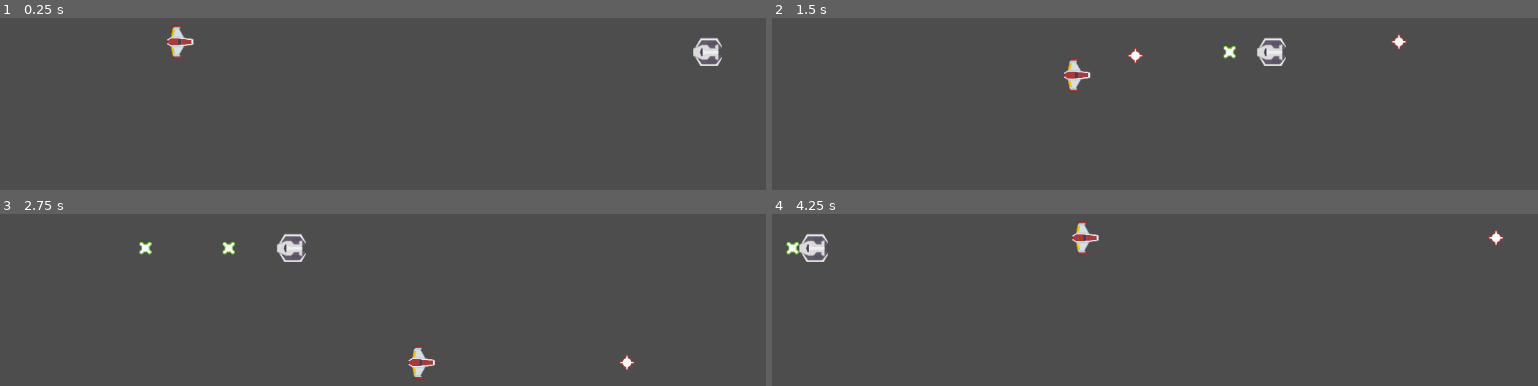
Above: before the commit, frames 1-4 (two rows, left to right).
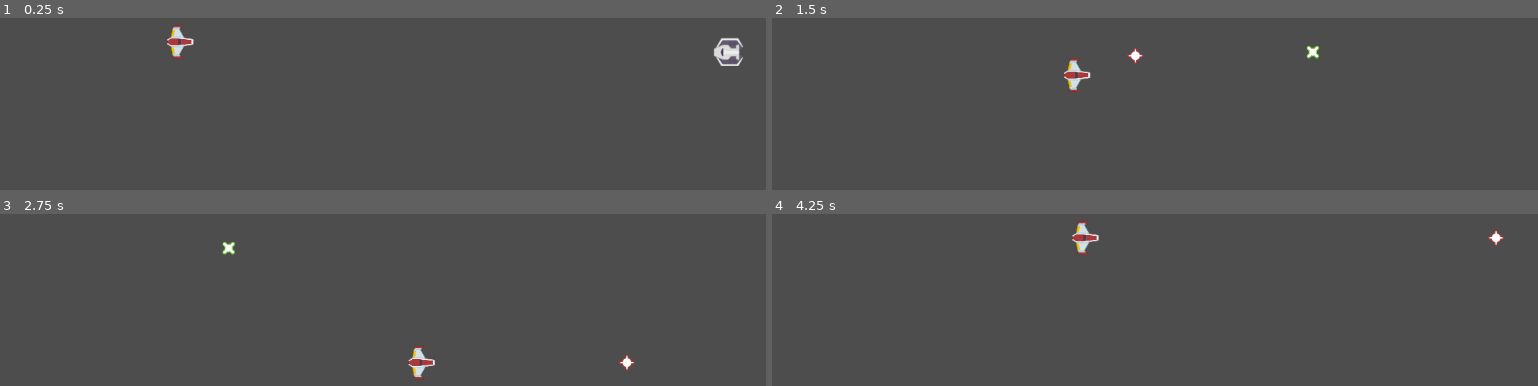
Above: after the commit, the same moments.

Repository: DaedricOrc/virus-obliterator
Game: Godot game, scene res://scenes/game.tscn
Same seed, same stepped clock (60 frames per second), same inputs: the game is played once before the commit and once after it.
Inputs:
- Up to frame 1 (0.25 s): no input
- Up to frame 2 (1.5 s): hold Right (player_right) 0.53-1.28 s; tap Space (player_fire) at 0.6, 1.35 s; hold Down (player_down) from 1.28 s (still down)
- Up to frame 3 (2.75 s): release Down (player_down) at 2.03 s; hold Right (player_right) from 2.03 s (still down); tap Space (player_fire) at 2.1 s
- Up to frame 4 (4.25 s): release Right (player_right) at 2.78 s; hold Up (player_up) 2.78-3.53 s; tap Space (player_fire) at 2.85, 3.6 s; hold Left (player_left) from 3.53 s (still down)

The runs differ from the first frame. In frame 1, 0.9% of the frame differs, in the area x 90-97%, y 11-28%; in frame 2, 0.8%; in frame 3, 0.6%; in frame 4, 0.6%.

Commit message:
Done collision detection

Diff:
--- a/project.godot
+++ b/project.godot
@@ -43,6 +43,13 @@
 ]
 }
 
+[layer_names]
+
+2d_physics/layer_1="Player"
+2d_physics/layer_2="Player laser"
+2d_physics/layer_3="Enemy"
+2d_physics/layer_4="Enemy laser"
+
 [physics]
 
 3d/physics_engine="Jolt Physics"
--- a/scenes/game.tscn
+++ b/scenes/game.tscn
@@ -10,3 +10,4 @@
 
 [node name="Virus Bomber" parent="." unique_id=1867311779 instance=ExtResource("2_yqjtg")]
 position = Vector2(1080, 315)
+speed = 2
--- a/scenes/player.tscn
+++ b/scenes/player.tscn
@@ -8,6 +8,7 @@
 
 [node name="AVG Gunner" type="Area2D" unique_id=979577410]
 scale = Vector2(0.5, 0.5)
+collision_mask = 12
 script = ExtResource("1_g2els")
 speed = 4
 
@@ -18,3 +19,5 @@
 [node name="CollisionShape2D" type="CollisionShape2D" parent="." unique_id=947394889]
 position = Vector2(0, 2)
 shape = SubResource("RectangleShape2D_3vyb7")
+
+[connection signal="area_entered" from="." to="." method="_on_area_entered"]
--- a/scenes/player_laser.tscn
+++ b/scenes/player_laser.tscn
@@ -8,6 +8,8 @@
 
 [node name="player laser" type="Area2D" unique_id=584459007]
 scale = Vector2(0.5, 0.5)
+collision_layer = 2
+collision_mask = 4
 script = ExtResource("1_p3bga")
 speed = 12
 
@@ -17,3 +19,5 @@
 
 [node name="CollisionShape2D" type="CollisionShape2D" parent="." unique_id=538209772]
 shape = SubResource("RectangleShape2D_p3bga")
+
+[connection signal="area_entered" from="." to="." method="_on_area_entered"]
--- a/scenes/virus_bomber.tscn
+++ b/scenes/virus_bomber.tscn
@@ -8,6 +8,8 @@
 
 [node name="Virus Bomber" type="Area2D" unique_id=1867311779]
 scale = Vector2(0.5, 0.5)
+collision_layer = 4
+collision_mask = 3
 script = ExtResource("1_uswti")
 
 [node name="Sprite2D" type="Sprite2D" parent="." unique_id=309717782]
@@ -20,4 +22,5 @@
 [node name="Timer" type="Timer" parent="." unique_id=403222443]
 autostart = true
 
+[connection signal="area_entered" from="." to="." method="_on_area_entered"]
 [connection signal="timeout" from="Timer" to="." method="_on_timer_timeout"]
--- a/scenes/virus_bombers_bomb.tscn
+++ b/scenes/virus_bombers_bomb.tscn
@@ -8,6 +8,7 @@
 
 [node name="Virus Bombers bomb" type="Area2D" unique_id=1897600822]
 scale = Vector2(0.5, 0.5)
+collision_layer = 8
 script = ExtResource("1_g4i86")
 
 [node name="Sprite2D" type="Sprite2D" parent="." unique_id=1777482561]
@@ -16,3 +17,5 @@
 
 [node name="CollisionShape2D" type="CollisionShape2D" parent="." unique_id=595730962]
 shape = SubResource("RectangleShape2D_g4i86")
+
+[connection signal="area_entered" from="." to="." method="_on_area_entered"]
--- a/scripts/player.gd
+++ b/scripts/player.gd
@@ -25,3 +25,7 @@
 		var player_laser = player_laser_scene.instantiate()
 		player_laser.position = position
 		get_parent().add_child(player_laser)
+
+
+func _on_area_entered(area: Area2D) -> void:
+	queue_free()
--- a/scripts/player_laser.gd
+++ b/scripts/player_laser.gd
@@ -10,3 +10,7 @@
 # Called every frame. 'delta' is the elapsed time since the previous frame.
 func _process(delta: float) -> void:
 	position.x += speed
+
+
+func _on_area_entered(area: Area2D) -> void:
+	queue_free()
--- a/scripts/virus_bomber.gd
+++ b/scripts/virus_bomber.gd
@@ -18,3 +18,7 @@
 	var enemy_laser = enemy_laser_scene.instantiate()
 	enemy_laser.position = position
 	get_parent().add_child(enemy_laser)
+
+
+func _on_area_entered(area: Area2D) -> void:
+	queue_free()
--- a/scripts/virus_bombers_bomb.gd
+++ b/scripts/virus_bombers_bomb.gd
@@ -9,3 +9,7 @@
 # Called every frame. 'delta' is the elapsed time since the previous frame.
 func _process(delta: float) -> void:
 	position.x -= speed
+
+
+func _on_area_entered(area: Area2D) -> void:
+	queue_free()
